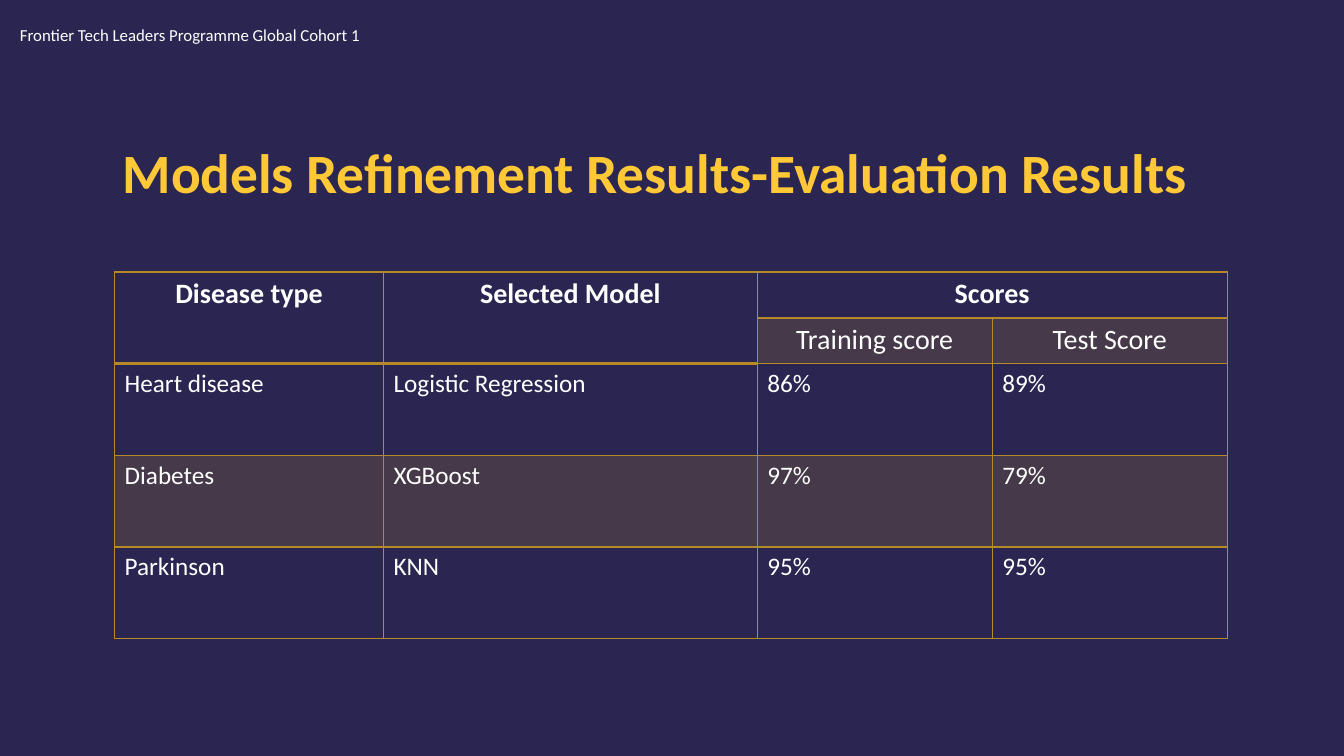
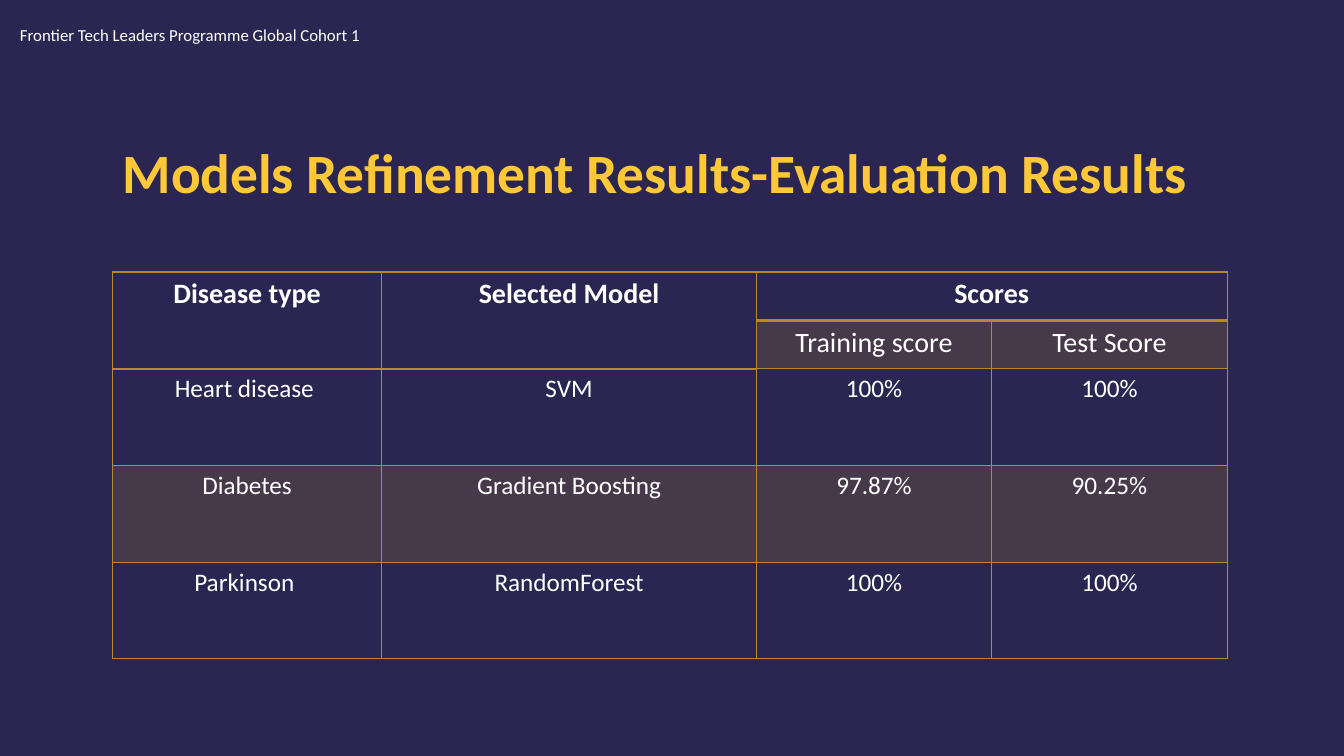
Before and after one commit to edasaruhan/Assingment_ML_kili66, a slide deck: slide 18 of MariamKili_Draft_Presentation.pptx. Drawn at 1344x756 pixels with LibreOffice and Linux fonts; fonts in the diff are those of the drawing; background and template pictures are left out. Boxes give left, top, right and bottom in pixels: in the first picture for what was removed or moved away, otherwise in the second. Text is boxed around its words. In the diff, an @@ line names an element or a change of style, - is before the commit and + after.

```diff
--- a/MariamKili_Draft_Presentation.pptx
+++ b/MariamKili_Draft_Presentation.pptx
@@ table at (x1=113, y1=272, x2=1228, y2=659) @@
-row 3: Heart disease | Logistic Regression | 86% | 89%
+row 3: Heart disease | SVM | 100% | 100%
-row 4: Diabetes | XGBoost | 97% | 79%
+row 4: Diabetes | Gradient Boosting | 97.87% | 90.25%
-row 5: Parkinson | KNN | 95% | 95%
+row 5: Parkinson | RandomForest | 100% | 100%
@@ alignment left to centre @@
```
Also in this commit, not shown: 13 other slides changed.
